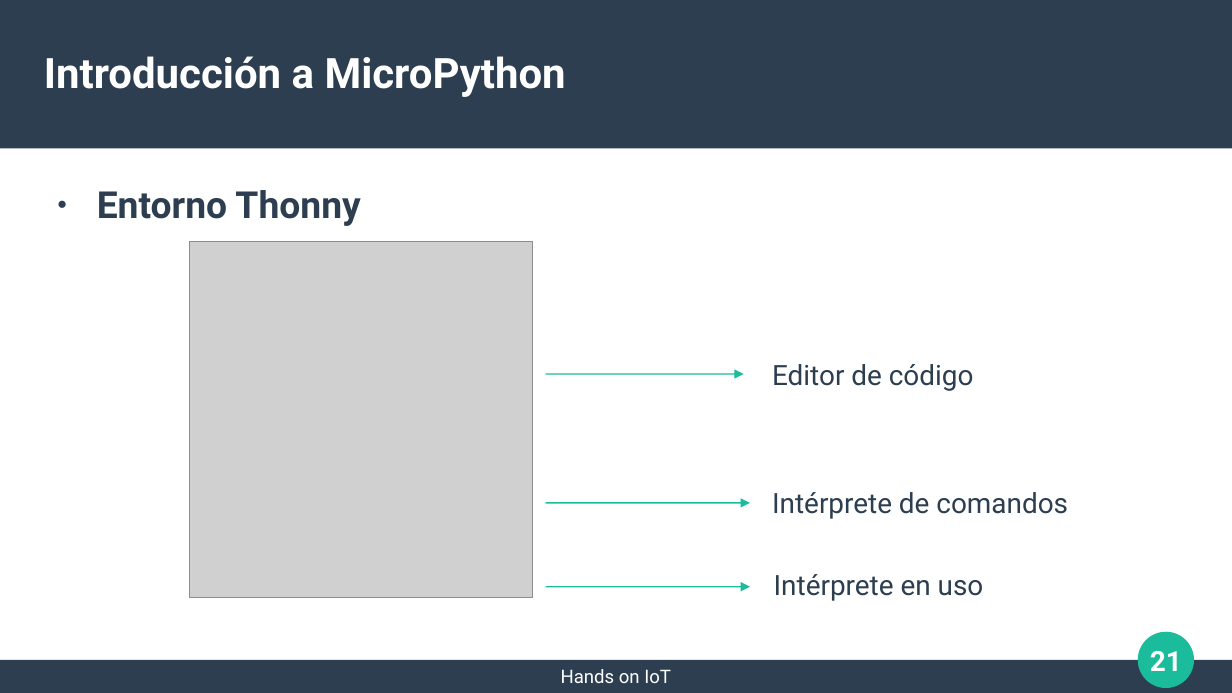
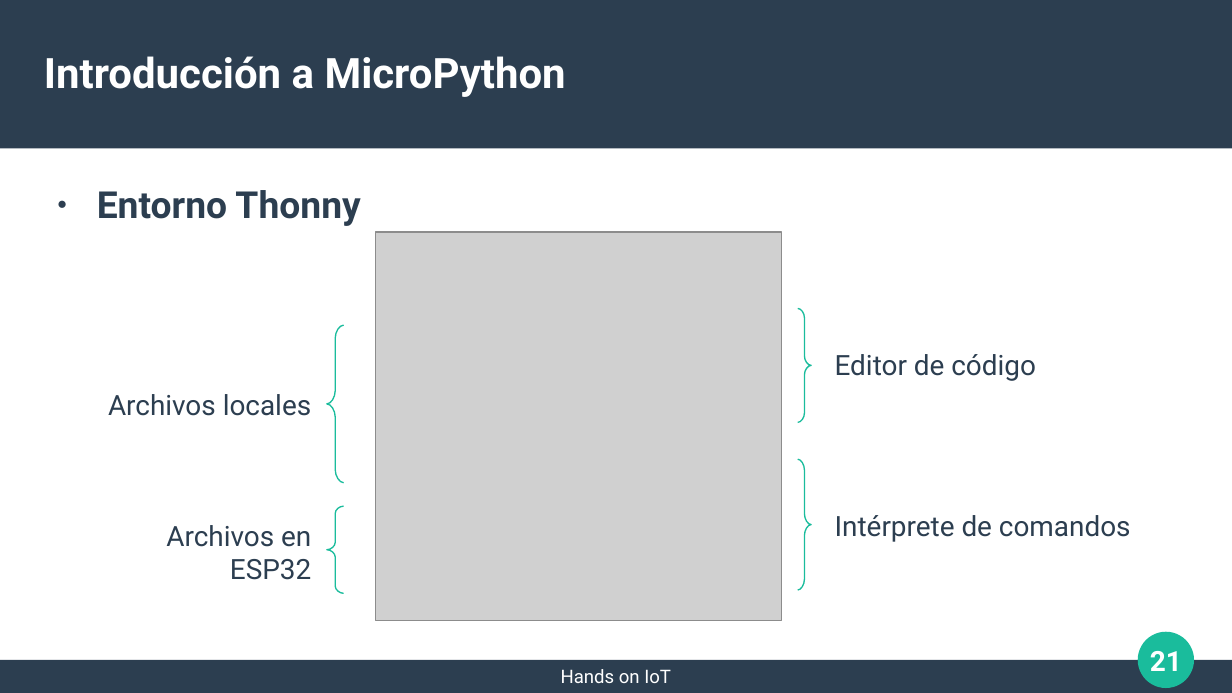
Before and after one commit to neon-iot/hands-on-iot, a slide deck: slide 21 of 3-dispositivos-hw/03-hardware-iot.odp. Drawn at 1232x693 pixels with LibreOffice and Linux fonts; fonts in the diff are those of the drawing; grey boxes stand for pictures. Boxes give left, top, right and bottom in pixels: in the first picture for what was removed or moved away, otherwise in the second. Text is boxed around its words. In the diff, an @@ line names an element or a change of style, - is before the commit and + after.

```diff
--- a/3-dispositivos-hw/03-hardware-iot.odp
+++ b/3-dispositivos-hw/03-hardware-iot.odp
@@ picture: place and size @@
-picture at [190, 243, 533, 598]
+picture at [376, 233, 781, 620]
@@ freeform shape added at [326, 325, 343, 483], outline #1ABC9C 0.85 pt @@
@@ freeform shape added at [798, 309, 812, 423], outline #1ABC9C 0.85 pt @@
@@ text "Editor de código": place and size @@
-text "Editor de código" at [772, 364, 974, 391]
+text "Editor de código" at [835, 354, 1036, 381]
@@ arrow removed from (546, 375) to (743, 375) @@
@@ text added at [108, 394, 311, 416], 18 pt, text #2C3E50 @@
+Archivos locales
@@ freeform shape added at [798, 459, 812, 590], outline #1ABC9C 0.85 pt @@
@@ freeform shape added at [326, 506, 343, 594], outline #1ABC9C 0.85 pt @@
@@ arrow removed from (546, 503) to (750, 503) @@
@@ text "Intérprete de comandos": place and size @@
-text "Intérprete de comandos" at [772, 492, 1068, 519]
+text "Intérprete de comandos" at [835, 515, 1131, 542]
@@ text added at [166, 525, 311, 580], 18 pt, text #2C3E50 @@
+Archivos en ESP32
@@ arrow removed from (546, 587) to (750, 587) @@
@@ text removed at [774, 574, 984, 601] @@
-Intérprete en uso
```
Also in this commit, not shown: 1 other slide changed, 1 other file.
